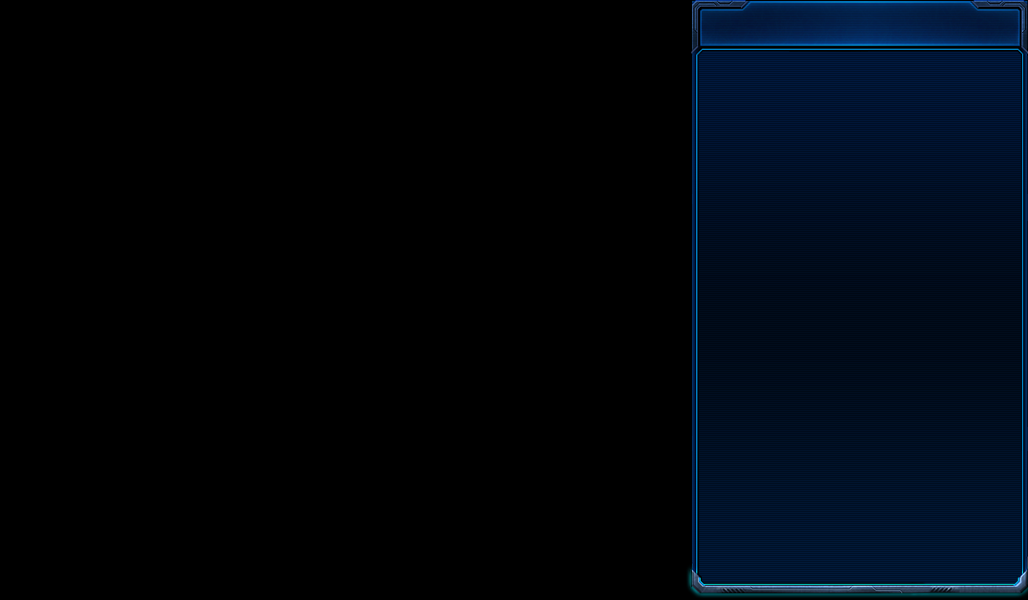
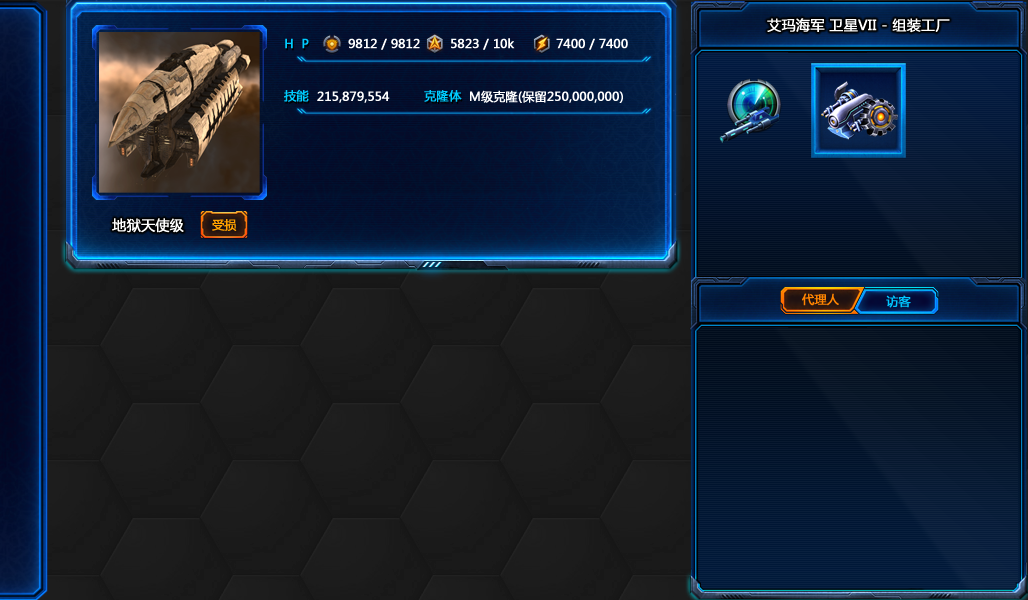
Layer changes from the first 1028 x 600 image to the second:
added layer "图层 14" above "中" over [0, 0, 48, 600]
added group "中" with 26 layers above "右侧" over [48, 0, 683, 489]
added group "组 3" with 5 layers in group "中" over [92, 25, 267, 200]
added layer "图层 15" in group "组 3" over [99, 32, 260, 193]
added layer "图层 12 副本 3" in group "组 3" over [190, 123, 267, 200]
added layer "图层 12 副本 2" in group "组 3" over [92, 123, 169, 200]
added layer "图层 12 副本" in group "组 3" over [190, 25, 267, 102]
added layer "图层 12" in group "组 3" over [92, 25, 169, 102]
added group "组 4 副本" with 5 layers in group "中" over [284, 89, 653, 116]
added group "组 4" with 8 layers in group "中" over [285, 33, 653, 64]
added layer "图层 16 副本" in group "中" over [48, 0, 683, 281]
added group "右侧" with 23 layers above "“图层 1”的图案填充" over [0, 1, 1028, 600]
added group "组 1" with 8 layers in group "右侧" over [703, 63, 1014, 264]
added layer "图层 11" in group "组 1" over [821, 81, 898, 140]
added layer "图层 10" in group "组 1" over [719, 78, 783, 143]
added layer "图层 5 副本 2" in group "组 1" over [811, 63, 906, 158]
added group "组 2" with 7 layers in group "右侧" over [689, 276, 1028, 343]
added layer "图层 4" in group "组 2" over [689, 276, 1028, 343]
moved "排行榜1底板" into group "右侧", painted on it over [673, 0, 1028, 600]
added layer "图层 3 副本" (10%) in group "右侧" over [746, 287, 1028, 600]
added layer "图层 3" (10%) in group "右侧" over [746, 28, 1028, 276]
added layer "“图层 2”的图案填充" (12%) in group "右侧" over [0, 1, 1018, 600]
moved "图层 2" into group "右侧", painted on it over [696, 48, 1025, 593]
added layer "“图层 1”的图案填充" (59%) above "图层 13" over [0, 0, 1028, 600]
…and 21 more changes (21 added)
